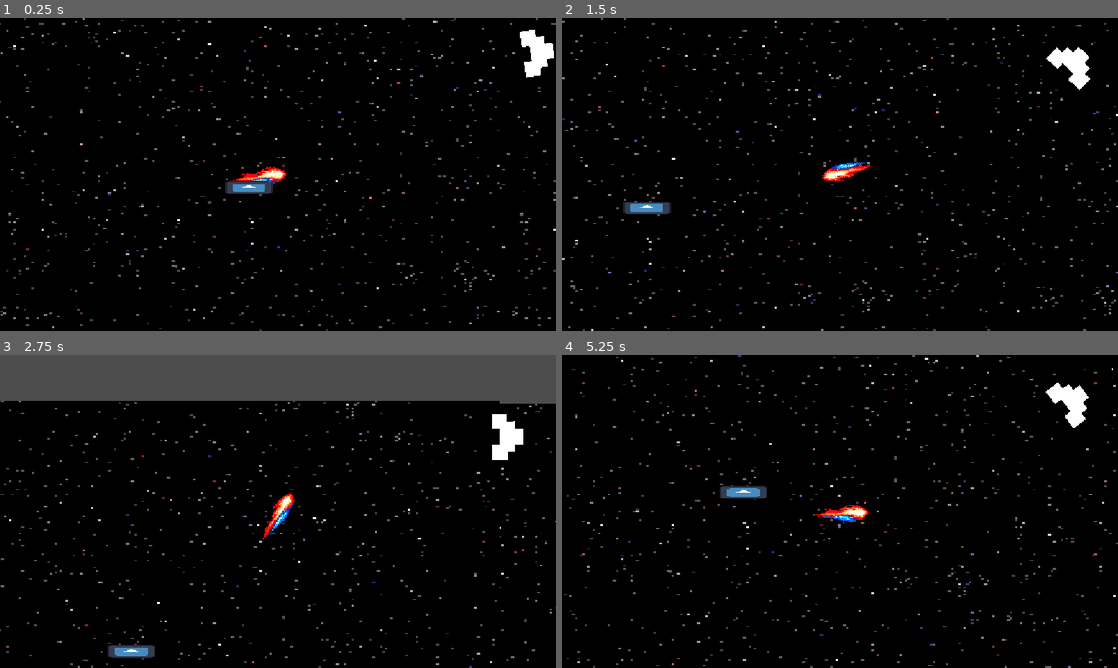
Above: before the commit, frames 1-4 (two rows, left to right).
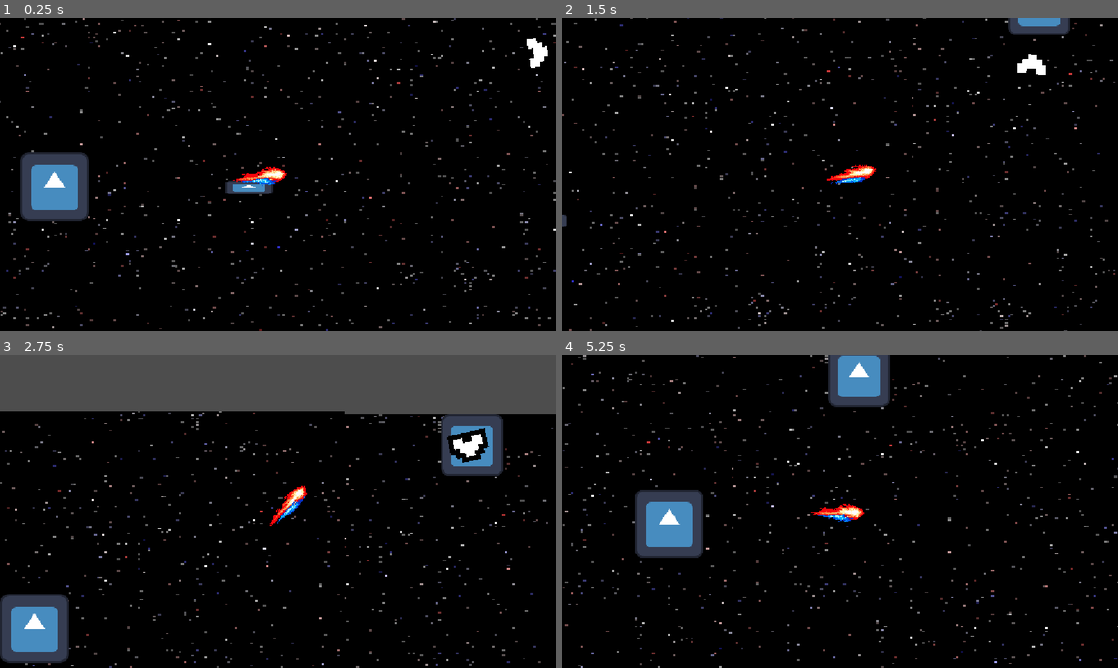
Above: after the commit, the same moments.

Repository: TheBullfrogEngineer/Bounceback2026
Game: Godot game, scene res://TestLevel.tscn
Two runs of this game, one before a commit and one after it. Both use one fixed random seed, a clock stepped at 60 frames per second and the inputs below. The engine's default icon, where the game draws it, is replaced by a stand-in: a white triangle on a blue panel in a dark square.
Inputs (mouse positions are in pixels of both pictures, inside the frame that each line leads up to):
- Up to frame 1 (0.25 s): no input
- Up to frame 2 (1.5 s): move the mouse to (962, 158) at 0.52 s; hold W (propel) 0.53-1.28 s; click (962, 158) at 0.6 s; move the mouse to (728, 190) at 1.27 s; tap W (propel) at 1.35 s
- Up to frame 3 (2.75 s): click (166, 527) at 1.55 s; move the mouse to (333, 442) at 2.02 s; hold W (propel) from 2.03 s (still down); click (333, 442) at 2.1 s
- Up to frame 4 (5.25 s): move the mouse to (812, 574) at 2.77 s; release W (propel) at 2.78 s; tap W (propel) at 2.85, 4.35 s; click (812, 574) at 3.05 s; move the mouse to (1006, 558) at 3.52 s; hold W (propel) 3.53-4.28 s; click (1006, 558) at 3.6 s; move the mouse to (673, 464) at 4.27 s; click (673, 464) at 4.55 s; move the mouse to (867, 511) at 5.02 s; hold W (propel) from 5.03 s (still down); click (867, 511) at 5.1 s

The runs differ from the first frame. In frame 1, 3.1% of the frame differs, in the area x 3-100%, y 2-65%; in frame 2, 5.6%; in frame 3, 12%, in the area x 0-100%, y 14-100%; in frame 4, 8.9%.

Commit message:
enemy

Diff:
--- a/bounceback-2026-main-(1)/TestLevel.tscn
+++ b/bounceback-2026-main-(1)/TestLevel.tscn
@@ -2,8 +2,10 @@
 
 [ext_resource type="Texture2D" uid="uid://dijwtrykowxcx" path="res://icon.svg" id="1_1kog2"]
 [ext_resource type="Texture2D" uid="uid://bcu2mt4f3st1b" path="res://Space.png" id="1_2xot7"]
+[ext_resource type="Script" uid="uid://b1inst3spdbmo" path="res://test_level.gd" id="1_mvtj7"]
 [ext_resource type="PackedScene" uid="uid://byaxmc1cpcxu8" path="res://comet.tscn" id="1_y1jsw"]
 [ext_resource type="PackedScene" uid="uid://d263dfso6pxwe" path="res://waypoint_marker.tscn" id="4_waekl"]
+[ext_resource type="PackedScene" uid="uid://cuvs10hp7qs3d" path="res://enemy.tscn" id="6_xlsm3"]
 
 [sub_resource type="PhysicsMaterial" id="PhysicsMaterial_ggs6p"]
 
@@ -16,55 +18,103 @@
 [sub_resource type="RectangleShape2D" id="RectangleShape2D_rddtw"]
 size = Vector2(976, 29196)
 
+[sub_resource type="CircleShape2D" id="CircleShape2D_4ayxd"]
+
+[sub_resource type="RectangleShape2D" id="RectangleShape2D_dim44"]
+size = Vector2(46.80005, 812.9501)
+
 [node name="Level" type="Node2D" unique_id=574406350]
+script = ExtResource("1_mvtj7")
 
-[node name="Background2" type="Sprite2D" parent="." unique_id=393909074]
+[node name="Backgrounds" type="Node2D" parent="." unique_id=99285249]
+
+[node name="Background2" type="Sprite2D" parent="Backgrounds" unique_id=393909074]
 position = Vector2(7844.0005, 56.000004)
 scale = Vector2(26.51004, 17.511705)
 texture = ExtResource("1_2xot7")
 
-[node name="Background" type="Sprite2D" parent="." unique_id=656807228]
+[node name="Background" type="Sprite2D" parent="Backgrounds" unique_id=656807228]
 position = Vector2(37.000023, 23)
 scale = Vector2(26.51004, 17.511705)
 texture = ExtResource("1_2xot7")
 
-[node name="Comet" parent="." unique_id=284270887 instance=ExtResource("1_y1jsw")]
-position = Vector2(482, -132)
-
-[node name="StaticBody2D" type="StaticBody2D" parent="." unique_id=283150803]
+[node name="Asteriod" type="StaticBody2D" parent="." unique_id=283150803]
 physics_material_override = SubResource("PhysicsMaterial_ggs6p")
 
-[node name="CollisionShape2D" type="CollisionShape2D" parent="StaticBody2D" unique_id=1825357068]
+[node name="CollisionShape2D" type="CollisionShape2D" parent="Asteriod" unique_id=1825357068]
 position = Vector2(171.5, 0)
 shape = SubResource("RectangleShape2D_4ayxd")
 
-[node name="Sprite2D" type="Sprite2D" parent="StaticBody2D" unique_id=235210165]
+[node name="Sprite2D" type="Sprite2D" parent="Asteriod" unique_id=235210165]
 position = Vector2(182, 0)
 scale = Vector2(3.84375, 1)
 texture = ExtResource("1_1kog2")
 
-[node name="StaticBody2D2" type="StaticBody2D" parent="." unique_id=333686309]
+[node name="World Borders" type="StaticBody2D" parent="." unique_id=333686309]
 
-[node name="CollisionShape2D" type="CollisionShape2D" parent="StaticBody2D2" unique_id=22190430]
+[node name="CollisionShape2D" type="CollisionShape2D" parent="World Borders" unique_id=22190430]
 position = Vector2(13243, 4027)
 shape = SubResource("RectangleShape2D_ggs6p")
 
-[node name="CollisionShape2D4" type="CollisionShape2D" parent="StaticBody2D2" unique_id=1687773162]
+[node name="CollisionShape2D4" type="CollisionShape2D" parent="World Borders" unique_id=1687773162]
 position = Vector2(13512.5, -24834.75)
 shape = SubResource("RectangleShape2D_ggs6p")
 
-[node name="CollisionShape2D2" type="CollisionShape2D" parent="StaticBody2D2" unique_id=325724919]
+[node name="CollisionShape2D2" type="CollisionShape2D" parent="World Borders" unique_id=325724919]
 position = Vector2(-10448, -10616)
 shape = SubResource("RectangleShape2D_rddtw")
 
-[node name="CollisionShape2D3" type="CollisionShape2D" parent="StaticBody2D2" unique_id=928378266]
+[node name="CollisionShape2D3" type="CollisionShape2D" parent="World Borders" unique_id=928378266]
 position = Vector2(37062, -10487)
 shape = SubResource("RectangleShape2D_rddtw")
 
 [node name="Planet" type="Sprite2D" parent="." unique_id=740316866]
 position = Vector2(5319, -2241)
-scale = Vector2(3.49, 3.49)
+scale = Vector2(5, 5)
 texture = ExtResource("1_1kog2")
 
 [node name="WaypointMarker" parent="Planet" unique_id=657557681 instance=ExtResource("4_waekl")]
 screen_margin = 93.64
+
+[node name="Area2D" type="Area2D" parent="Planet" unique_id=1102510528]
+scale = Vector2(18.925, 18.925)
+
+[node name="CollisionShape2D" type="CollisionShape2D" parent="Planet/Area2D" unique_id=453736016]
+shape = SubResource("CircleShape2D_4ayxd")
+
+[node name="Borders" type="StaticBody2D" parent="Planet" unique_id=1978039376]
+position = Vector2(8.495, 0)
+
+[node name="CollisionShape2D" type="CollisionShape2D" parent="Planet/Borders" unique_id=444152380]
+position = Vector2(-433.4948, 32.30005)
+scale = Vector2(0.99999976, 0.99999976)
+shape = SubResource("RectangleShape2D_dim44")
+disabled = true
+
+[node name="CollisionShape2D2" type="CollisionShape2D" parent="Planet/Borders" unique_id=1950844322]
+position = Vector2(387.10498, 42.274994)
+scale = Vector2(0.99999976, 0.99999976)
+shape = SubResource("RectangleShape2D_dim44")
+disabled = true
+
+[node name="CollisionShape2D3" type="CollisionShape2D" parent="Planet/Borders" unique_id=964533030]
+position = Vector2(-27.045044, -375.99997)
+rotation = 1.5707964
+scale = Vector2(0.99999976, 0.99999976)
+shape = SubResource("RectangleShape2D_dim44")
+disabled = true
+
+[node name="CollisionShape2D4" type="CollisionShape2D" parent="Planet/Borders" unique_id=604811880]
+position = Vector2(-16.895044, 438.79996)
+rotation = 1.5707964
+scale = Vector2(0.99999976, 0.99999976)
+shape = SubResource("RectangleShape2D_dim44")
+disabled = true
+
+[node name="Comet" parent="." unique_id=284270887 instance=ExtResource("1_y1jsw")]
+position = Vector2(482, -132)
+
+[node name="CharacterBody2D" parent="." unique_id=543750703 instance=ExtResource("6_xlsm3")]
+position = Vector2(-2000, 0)
+
+[connection signal="body_entered" from="Planet/Area2D" to="." method="_on_area_2d_body_entered"]
--- a/bounceback-2026-main-(1)/comet.gd
+++ b/bounceback-2026-main-(1)/comet.gd
@@ -21,6 +21,7 @@
 func _ready() -> void:
 	hp = max_hp
 	sprite.play("moving")
+	add_to_group("player")
 
 @warning_ignore("unused_parameter")
 func _process(delta: float) -> void:
@@ -42,8 +43,9 @@
 			velocity = velocity.move_toward(Vector2.ZERO, friction * delta)
 		else:
 			if Input.is_action_pressed("propel"):
-				var dir = (get_global_mouse_position() - global_position).normalized()
-				velocity = speed * dir
+				#var dir = (get_global_mouse_position() - global_position).normalized()
+				#velocity = speed * dir
+				pass
 			else:
 				velocity = velocity.move_toward(Vector2.ZERO, friction * delta)
 	else:
--- a/bounceback-2026-main-(1)/comet.tscn
+++ b/bounceback-2026-main-(1)/comet.tscn
@@ -70,7 +70,7 @@
 "speed": 8.0
 }]
 
-[node name="Comet" type="CharacterBody2D" unique_id=284270887]
+[node name="Player" type="CharacterBody2D" unique_id=284270887]
 script = ExtResource("1_5wt7a")
 
 [node name="CollisionShape2D" type="CollisionShape2D" parent="." unique_id=636722214]
--- /dev/null
+++ b/bounceback-2026-main-(1)/enemy.gd
@@ -0,0 +1,37 @@
+extends CharacterBody2D
+
+
+var player
+var speed: float = 1065.0
+var can_damage = true
+
+func _ready() -> void:
+	add_to_group("enemy")
+	player = get_tree().get_first_node_in_group("player")
+
+func _physics_process(delta: float) -> void:
+	var direction = (player.global_position-global_position).normalized()
+	velocity = lerp(velocity, direction * speed, 8.5 * delta)
+	move_and_slide()
+	if direction.x > 0:
+		$Sprite2D.flip_h = false
+	elif direction.x < 0:
+		$Sprite2D.flip_h = true
+
+
+func _on_area_2d_body_entered(body: Node2D) -> void:
+	if body == player:
+		if player.dashing:
+			die()
+		else:
+			if can_damage:
+				player.take_damage(1)
+				can_damage = false
+				$Timer.start()
+
+func die():
+	queue_free()
+
+
+func _on_timer_timeout() -> void:
+	can_damage = true
--- /dev/null
+++ b/bounceback-2026-main-(1)/enemy.tscn
@@ -0,0 +1,33 @@
+[gd_scene format=3 uid="uid://cuvs10hp7qs3d"]
+
+[ext_resource type="Script" uid="uid://vynk26ljcba0" path="res://enemy.gd" id="1_4gyqm"]
+[ext_resource type="Texture2D" uid="uid://dijwtrykowxcx" path="res://icon.svg" id="1_7k104"]
+
+[sub_resource type="CircleShape2D" id="CircleShape2D_4gyqm"]
+radius = 51.89
+
+[sub_resource type="CircleShape2D" id="CircleShape2D_4ayxd"]
+
+[node name="CharacterBody2D" type="CharacterBody2D" unique_id=543750703]
+scale = Vector2(5.545, 5.545)
+script = ExtResource("1_4gyqm")
+
+[node name="CollisionShape2D" type="CollisionShape2D" parent="." unique_id=1080292810]
+position = Vector2(0.090167895, 1.3525704)
+scale = Vector2(1.0000001, 1.0000001)
+shape = SubResource("CircleShape2D_4gyqm")
+disabled = true
+
+[node name="Sprite2D" type="Sprite2D" parent="." unique_id=354517528]
+texture = ExtResource("1_7k104")
+
+[node name="Area2D" type="Area2D" parent="." unique_id=728270176]
+
+[node name="CollisionShape2D" type="CollisionShape2D" parent="Area2D" unique_id=1176811100]
+scale = Vector2(8.775, 8.775)
+shape = SubResource("CircleShape2D_4ayxd")
+
+[node name="Timer" type="Timer" parent="." unique_id=1885699632]
+
+[connection signal="body_entered" from="Area2D" to="." method="_on_area_2d_body_entered"]
+[connection signal="timeout" from="Timer" to="." method="_on_timer_timeout"]
--- /dev/null
+++ b/bounceback-2026-main-(1)/test_level.gd
@@ -0,0 +1,23 @@
+extends Node2D
+
+
+# Called when the node enters the scene tree for the first time.
+func _ready() -> void:
+	$Planet/Borders/CollisionShape2D.disabled = true
+	$Planet/Borders/CollisionShape2D2.disabled = true
+	$Planet/Borders/CollisionShape2D3.disabled = true
+	$Planet/Borders/CollisionShape2D4.disabled = true
+
+# Called every frame. 'delta' is the elapsed time since the previous frame.
+func _process(delta: float) -> void:
+	pass
+
+
+
+func _on_area_2d_body_entered(body: Node2D) -> void:
+	$Planet/Area2D.visible = false
+	$Planet/WaypointMarker.visible = false
+	$Planet/Borders/CollisionShape2D.set_deferred("disabled", false)
+	$Planet/Borders/CollisionShape2D2.set_deferred("disabled", false)
+	$Planet/Borders/CollisionShape2D3.set_deferred("disabled", false)
+	$Planet/Borders/CollisionShape2D4.set_deferred("disabled", false)
--- a/bounceback-2026-main-(1)/waypoint_marker.tscn
+++ b/bounceback-2026-main-(1)/waypoint_marker.tscn
@@ -6,7 +6,7 @@
 [node name="WaypointMarker" type="Sprite2D" unique_id=657557681]
 z_index = 71
 texture_filter = 1
-scale = Vector2(22.855, 22.855)
+scale = Vector2(10, 10)
 texture = ExtResource("1_ppeer")
 hframes = 5
 script = ExtResource("2_0k0rx")
Not shown, added: bounceback-2026-main-(1)/enemy.gd.uid
Not shown, added: bounceback-2026-main-(1)/test_level.gd.uid
